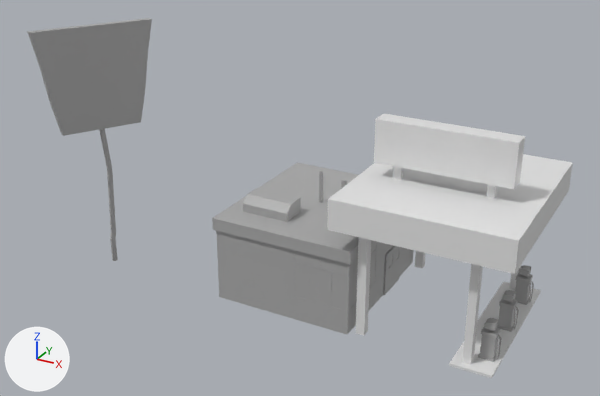
The FBX model Assets/FBXs (Import)/10 26 2023/Gas Station (10 26)/gasStationFBX.fbx, before and after one commit.
Both versions are drawn from a 50 mm camera at (3.2, -6.17, 3.89) aimed at (-0.07, -0.24, 0.92). Every picture has the same lights, and +X, +Y and +Z are marked at lower left. Where no turn or scale is listed for an object, it has been applied to the vertices.

Before the edit, the objects in view are built like this:
```python
ob_buildingbase = bpy.data.objects.new('buildingBase', me_mesh_028)
ob_buildingbase.location = (0.018, 0.0, 0.412)
ob_gassign = bpy.data.objects.new('gasSign', me_mesh)
ob_gassign.location = (-1.937, -0.639, 1.867)
ob_pasted__gas = bpy.data.objects.new('pasted__gas', me_mesh_004)
ob_pasted__gas.parent = ob_pasted__gaspump_003
ob_pasted__gas.location = (-9.91, 0.197, 0.0)
ob_pasted__gas_002 = bpy.data.objects.new('pasted__gas.002', me_mesh_012)
ob_pasted__gas_002.parent = ob_pasted__gaspump_005
ob_pasted__gas_002.location = (-9.91, 0.197, 0.0)
ob_pasted__gaspump_002 = bpy.data.objects.new('pasted__gasPump.002', me_mesh_013)
ob_pasted__gaspump_002.location = (1.876, -0.476, 0.214)
ob_roofthing1 = bpy.data.objects.new('roofThing1', me_mesh_027)
ob_roofthing1.location = (-0.397, -0.442, 0.811)
ob_window1 = bpy.data.objects.new('window1', me_mesh_015)
ob_window1.location = (0.505, -0.648, 0.586)
ob_window2 = bpy.data.objects.new('window2', me_mesh_016)
ob_window2.location = (0.612, -0.648, 0.249)
ob_window3 = bpy.data.objects.new('window3', me_mesh_017)
ob_window3.location = (0.401, -0.648, 0.249)
# also in view: 'gasBuilding' at (1.27, 0.0, 0.9); 'pasted__gas.001' at (1.81, -0.01, 0.2)
```
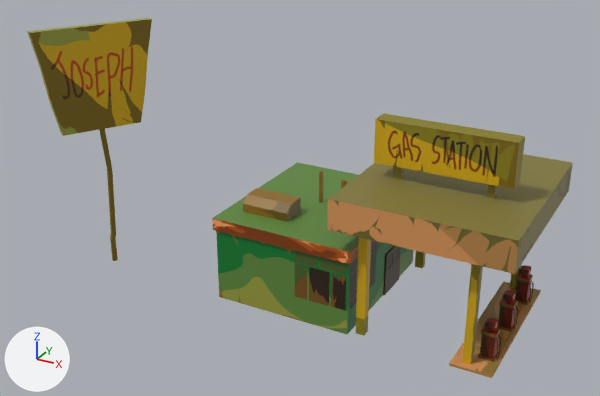
ob_gaspump2 is not drawn itself; it is the parent of ob_pasted__gaspump_003.

Edits to the bpy script that builds the scene:
```text
Change me_mesh_014:
    where me_mesh_014.from_pydata(...)  # 8 vertices, 6 faces; spans x -0.113..0.113, y -0.092..-0.07, z -0.009..0.113
    remove me_mesh_014.materials.append(mat_standardsurface1)  # grey #aaaaaa
    add me_mesh_014.materials.append(mat_windowmat)  # picture img_window_png
Change me_mesh_004:
    where me_mesh_004.from_pydata(...)  # 668 vertices, 666 faces; spans x -0.93..0.93, y -5.14..0.41, z -1.06..1.06
    remove me_mesh_004.materials.append(mat_standardsurface1)  # grey #aaaaaa
    add me_mesh_004.materials.append(mat_gas1)  # picture img_gastexture_png
Change me_mesh_018:
    where me_mesh_018.from_pydata(...)  # 8 vertices, 6 faces; spans x -0.202..-0.071, y -0.011..0.011, z -0.161..0.161
    remove me_mesh_018.materials.append(mat_standardsurface1)  # grey #aaaaaa
    add me_mesh_018.materials.append(mat_window4mat)  # picture img_window4_png
Change me_mesh_016:
    where me_mesh_016.from_pydata(...)  # 8 vertices, 6 faces; spans x -0.113..0.031, y -0.092..-0.07, z -0.009..0.314
    remove me_mesh_016.materials.append(mat_standardsurface1)  # grey #aaaaaa
    add me_mesh_016.materials.append(mat_window2mat)  # picture img_window2_png
Change me_mesh:
    where me_mesh.from_pydata(...)  # 108 vertices, 106 faces; spans x -0.31..0.31, y -0.49..0.49, z -1.85..0.48
    remove me_mesh.materials.append(mat_standardsurface1)  # grey #aaaaaa
    add me_mesh.materials.append(mat_gassign1)  # picture img_gassign_png
Change me_mesh_001:
    where me_mesh_001.from_pydata(...)  # 232 vertices, 234 faces; spans x -0.75..0.75, y -0.86..0.86, z -1.0..0.77
    remove me_mesh_001.materials.append(mat_standardsurface3)  # white #e7e7e7
    add me_mesh_001.materials.append(mat_gasbuilding1)  # picture img_gasbuilding_png
Change me_mesh_012:
    where me_mesh_012.from_pydata(...)  # 668 vertices, 666 faces; spans x -0.93..0.93, y -5.14..0.41, z -1.06..1.06
    remove me_mesh_012.materials.append(mat_standardsurface1)  # grey #aaaaaa
    add me_mesh_012.materials.append(mat_gas1)  # picture img_gastexture_png
Change me_mesh_027:
    where me_mesh_027.from_pydata(...)  # 44 vertices, 42 faces; spans x -0.091..0.359, y -0.075..0.164, z 0.0..0.139
    remove me_mesh_027.materials.append(mat_standardsurface1)  # grey #aaaaaa
    add me_mesh_027.materials.append(mat_roofthing1mat)  # picture img_roofthing1_png
Change me_mesh_015:
    where me_mesh_015.from_pydata(...)  # 8 vertices, 6 faces; spans x -0.113..0.137, y -0.092..-0.07, z -0.009..0.113
    remove me_mesh_015.materials.append(mat_standardsurface1)  # grey #aaaaaa
    add me_mesh_015.materials.append(mat_window1mat)  # picture img_window1_png
Change me_mesh_008:
    where me_mesh_008.from_pydata(...)  # 668 vertices, 666 faces; spans x -0.064..0.064, y -0.056..0.056, z -0.312..0.025
    remove me_mesh_008.materials.append(mat_standardsurface1)  # grey #aaaaaa
    add me_mesh_008.materials.append(mat_gas1)  # picture img_gastexture_png
Change me_mesh_017:
    where me_mesh_017.from_pydata(...)  # 8 vertices, 6 faces; spans x -0.113..0.089, y -0.092..-0.07, z -0.009..0.314
    remove me_mesh_017.materials.append(mat_standardsurface1)  # grey #aaaaaa
    add me_mesh_017.materials.append(mat_window3mat)  # picture img_window3_png
Change me_mesh_028:
    where me_mesh_028.from_pydata(...)  # 360 vertices, 370 faces; spans x -0.67..0.67, y -0.77..0.77, z -0.4..0.4
    remove me_mesh_028.materials.append(mat_standardsurface1)  # grey #aaaaaa
    add me_mesh_028.materials.append(mat_buildingbase2)  # picture img_buildingbase_png
Change ob_pasted__gas:
    ob_pasted__gas.parent: ob_pasted__gaspump_003 -> ob_gaspump2
    ob_pasted__gas.location: (-9.91, 0.197, 0.0) -> (-0.927, 5.138, -1.059)
Change ob_gaspump2:
    ob_gaspump2.location: (181.9, 3.469, -49.03) -> (187.2, 3.469, -54.65)
Change ob_pasted__gas_002:
    ob_pasted__gas_002.parent: ob_pasted__gaspump_005 -> ob_gaspump_003
    ob_pasted__gas_002.location: (-9.91, 0.197, 0.0) -> (-0.927, 5.138, -1.059)
Remove ob_pasted__gaspump_002:
    ob_pasted__gaspump_002 = bpy.data.objects.new('pasted__gasPump.002', me_mesh_013)
Change ob_gaspump:
    ob_gaspump.rotation_euler: (0.0, 1.571, 0.0) -> (0.0, 0.0, 0.0)  # degrees (0, 90, 0) -> degrees (0, 0, 0)
    ob_gaspump: bpy.data.objects.new('gasPump', None) -> bpy.data.objects.new('gasPump', me_mesh_005)
    ob_gaspump.parent: ob_gasstation -> ob_gaspump_003
    ob_gaspump.location: (181.9, 3.469, 50.97) -> (-0.364, 2.955, 0.0593)
    ob_gaspump.scale: (6.07, 6.07, 6.07) -> (0.097, 0.097, 0.097)
Add ob_gaspump_003:
    ob_gaspump_003 = bpy.data.objects.new('gasPump.003', None)
    ob_gaspump_003.parent = ob_gasstation
    ob_gaspump_003.location = (187.2, 3.469, 45.35)
    ob_gaspump_003.rotation_euler = (0.0, 1.571, 0.0)  # degrees (0, 90, 0)
    ob_gaspump_003.scale = (6.07, 6.07, 6.07)
```

Where the change shows, as pixel boxes [x1, y1, x2, y2] in the pictures (600 x 396 px; the box of a moved part takes in the faces that stretch with it):
'gasBuilding', recoloured (white to yellow)
    both: [327, 114, 573, 378]
'buildingBase', recoloured (grey to green)
    both: [212, 163, 414, 334]
'gasSign', recoloured (grey to yellow)
    both: [27, 18, 152, 261]
'roofThing1', recoloured (grey to brown)
    both: [243, 188, 301, 222]
'window3', recoloured (grey to brown)
    both: [309, 267, 330, 306]
'pasted__gas.002', recoloured, moved, rescaled, turned (grey to red)
    both: [478, 318, 500, 362]
'pasted__gas.001', recoloured (grey to red)
    both: [497, 290, 518, 332]
'pasted__gas', recoloured, moved (grey to red)
    both: [515, 265, 533, 305]
'window2', recoloured (grey to brown)
    both: [331, 273, 346, 310]
'window4', recoloured
    both: [295, 264, 307, 300]
'window1', recoloured (grey to green)
    both: [320, 257, 347, 275]
'window', recoloured (grey to green)
    both: [295, 251, 318, 268]
'pasted__gasPump.002', deleted
    before: [496, 334, 502, 359]
'gasPump', now drawn
    after: [496, 334, 502, 359]
part 1 of me_mesh_013, moved or reshaped
    before: [496, 334, 502, 359]
    after: [529, 280, 534, 302]
